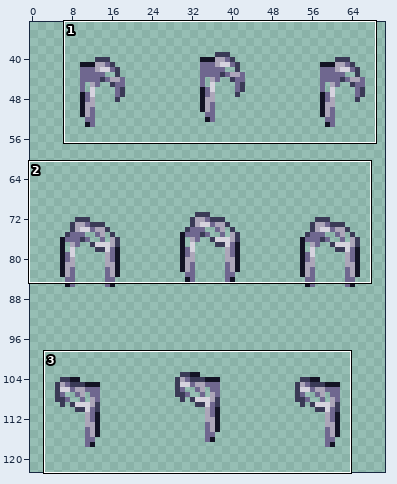
Edited in one commit: sprite sheet (spriteData/04/25.gif). Above, an overview of the earlier version with the close-up marked.
Close-up. Earlier state:
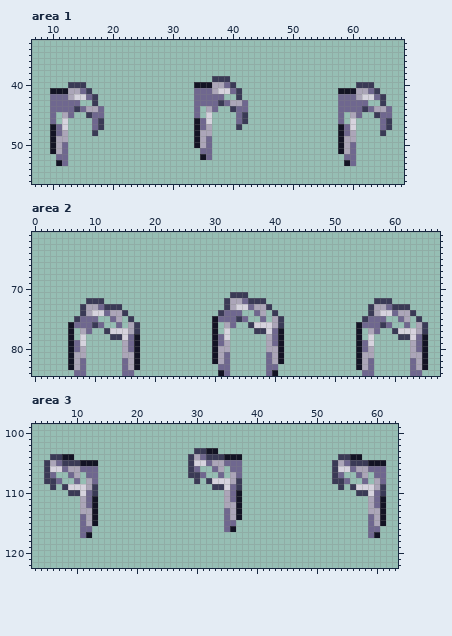
The file is 72x128 pixels. Shown: area 1: x 7..68, y 33..56; area 2: x 0..67, y 61..84; area 3: x 3..63, y 99..122. The wide view leaves out empty margins.
The same view after the edit:
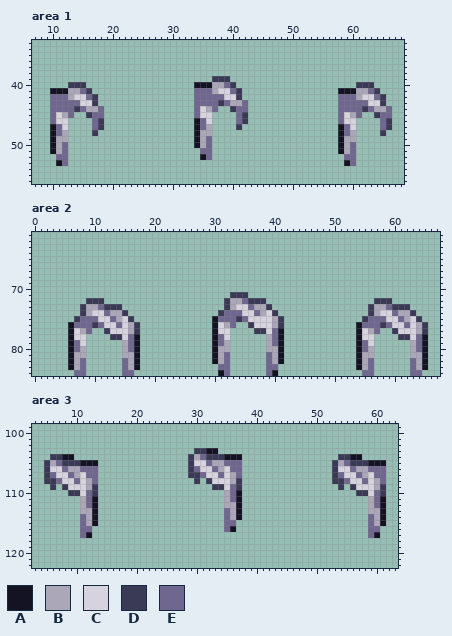
Palette (. is transparent): A #131324  B #aca6b9  C #d6d3de  D #3a3a56  E #6f678f
From old to new:
--- area 1
@@ x 7..68 @@
 41 ...AAABBED.................EEEBCCED................AAABBED....
-42 ...EEEBCCED................EEEEE..D................EEEBCCED...
-43 ...EEEEE..D................EEEEDEBBE...............EEEEE..D...
-44 ...EEEEDEBBE...............E.BE..DEE...............EEEEDEBBE..
-45 ...E.BE..DEE...............E.C....ED...............E.BE..DEE..
-46 ...E.C....ED...............AEC....ED...............E.C....ED..
+42 ...EEEBCCED................EEEEECCD................EEEBCCED...
+43 ...EEEEECCD................EEEEDEBBE...............EEEEECCD...
+44 ...EEEEDEBBE...............ECBE..DEE...............EEEEDEBBE..
+45 ...ECBE..DEE...............ECC....ED...............ECBE..DEE..
+46 ...ECC....ED...............AEC....ED...............ECC....ED..
 47 ...AEC....ED...............AEB....D................AEC....ED..
--- area 2
@@ x 0..67 @@
 73 ........DBBEDDD.................DBCCEBBD................DBBEDDD.....
-74 ........DBCCEBBD...............DEEE..EB.D...............DBCCEBBD....
-75 .......DEEE..EB.D.............AEEEDE..E.BD.............DEEE..EB.D...
-76 ......AEEEDE..E.BD............A.BE..DCCCBD............AEEEDE..E.BD..
-77 ......A.BE..DCCCBD............A.C....DDCEA............A.BE..DCCCBD..
-78 ......A.C....DDCEA............AEC......BEA............A.C....DDCEA..
+74 ........DBCCEBBD...............DEEECCEBCD...............DBCCEBBD....
+75 .......DEEECCEBCD.............AEEEDECCCCBD.............DEEECCEBCD...
+76 ......AEEEDECCECBD............ACBE..DCCCBD............AEEEDECCECBD..
+77 ......ACBE..DCCCBD............ACC....DDCEA............ACBE..DCCCBD..
+78 ......ACC....DDCEA............AEC......BEA............ACC....DDCEA..
 79 ......AEC......BEA............AEB......BEA............AEC......BEA..
--- area 3
@@ x 3..63 @@
 105 ..DBEDDDAAA...............DCCEBBEEE...............DBEDDDAAA..
-106 ..DCCEBBEEE...............DE..EB.EE...............DCCEBBEEE..
-107 ..DE..EB.EE...............DDE..E.BE...............DE..EB.EE..
-108 ..DDE..E.BE................D.DCCCBD...............DDE..E.BE..
+106 ..DCCEBBEEE...............DECCEBCEE...............DCCEBBEEE..
+107 ..DECCEBCEE...............DDECCECBE...............DECCEBCEE..
+108 ..DDECCECBE................D.DCCCBD...............DDECCECBE..
 109 ...D.DCCCBD...................DDCED................D.DCCCBD..
